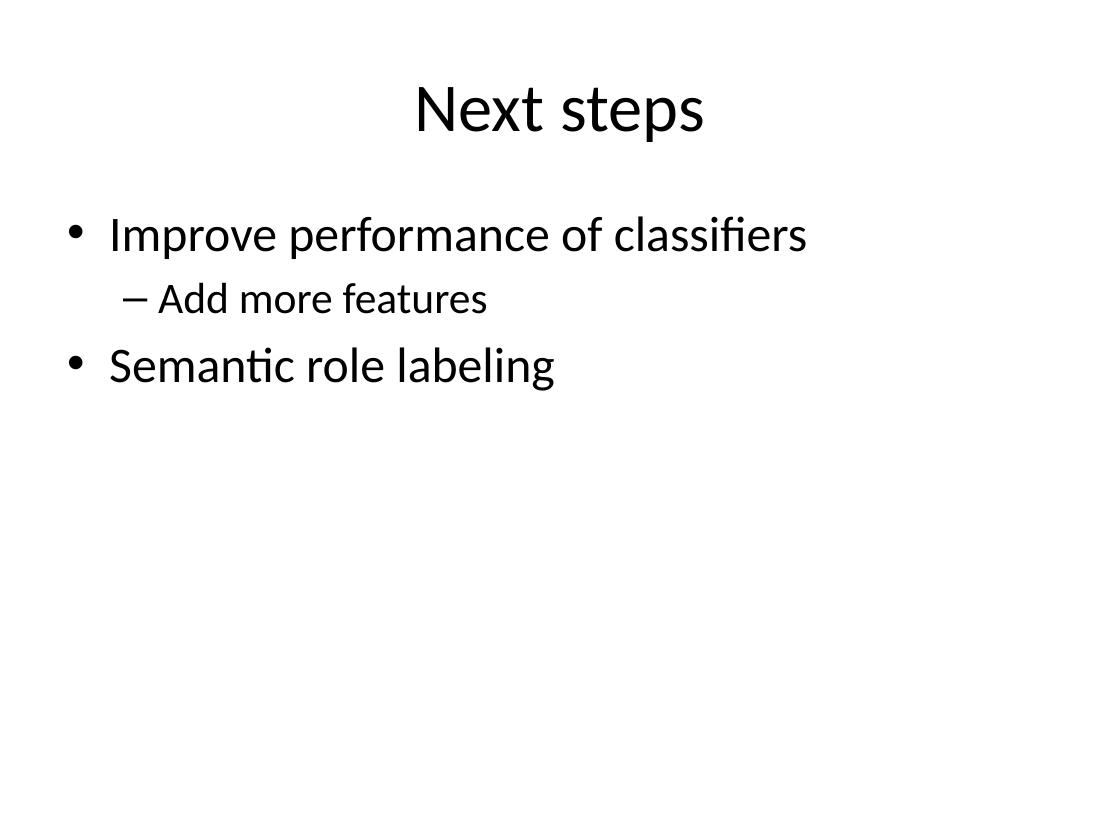
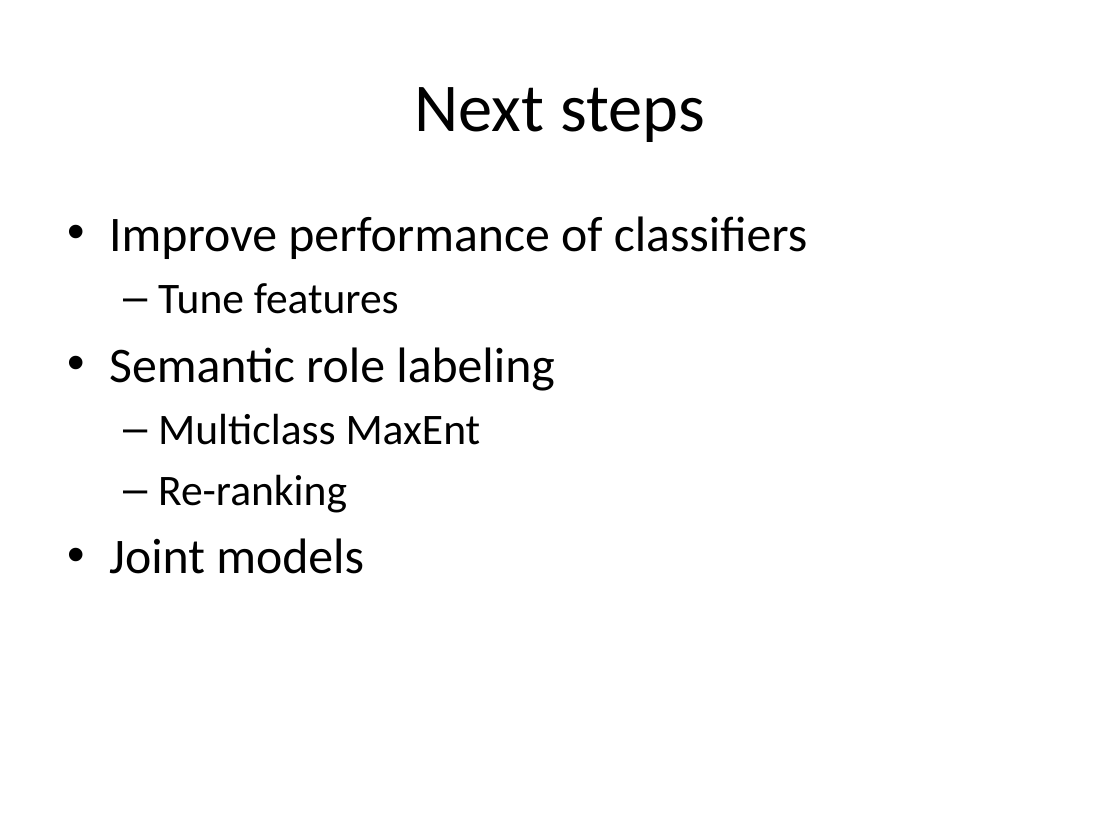
Before and after one commit to ajutscaria/CS224U, a slide deck: slide 24 of Presentation/Anubhai Philip Scaria.pptx. Drawn at 1120x840 pixels with LibreOffice and Linux fonts; fonts in the diff are those of the drawing. Boxes give left, top, right and bottom in pixels: in the first picture for what was removed or moved away, otherwise in the second. Text is boxed around its words. In the diff, an @@ line names an element or a change of style, - is before the commit and + after.

```diff
--- a/Presentation/Anubhai Philip Scaria.pptx
+++ b/Presentation/Anubhai Philip Scaria.pptx
@@ text at (x1=158, y1=283, x2=399, y2=314): text changed @@
-  – Add more features
+  – Tune features
@@ text at (x1=109, y1=413, x2=481, y2=574): paragraphs added @@
+  – Multiclass MaxEnt
+  – Re-ranking
+• Joint models
```
Also in this commit, not shown: 16 other slides changed, 2 other files.
